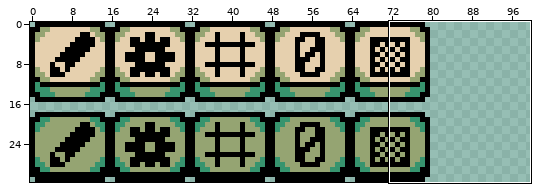
Sprite sheet, stored at Sprites/Editor/Button.png. The picture above shows the old version from afar; the outline marks the close-up.
Close-up. Before the commit:
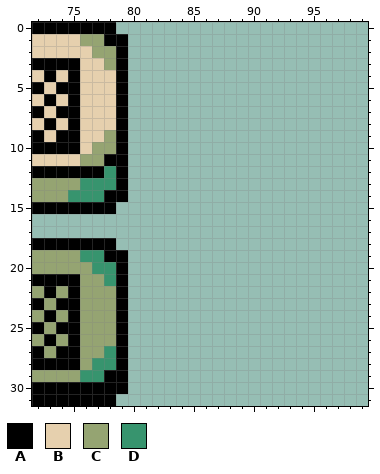
The file is 144x32 pixels. Shown: x 72..99, y 0..31. The wide view leaves out empty margins.
Palette (. is transparent): A #000000  B #e6d0ae  C #95a472  D #37946e
Pixels before, first column x 72:
 0 AAAAAAA.
 1 BBBBCCAA
 2 BBBBBCCA
 3 AAAABBCA
 4 BABABBBA
 5 ABAABBBA
 6 BABABBBA
 7 ABAABBBA
 8 BABABBBA
 9 ABAABBCA
10 AAAABCCA
11 BBBBCCAA
12 AAAAAADA
13 CCCCDDDA
14 CCCDDDAA
15 AAAAAAA.
16 ........
17 ........
18 AAAAAAA.
19 CCCCDDAA
20 CCCCCDDA
21 AAAACCDA
22 CACACCCA
23 ACAACCCA
24 CACACCCA
25 ACAACCCA
26 CACACCCA
27 ACAACCDA
28 AAAACDDA
29 CCCCDDAA
30 AAAAAAAA
31 AAAAAAA.
The result:
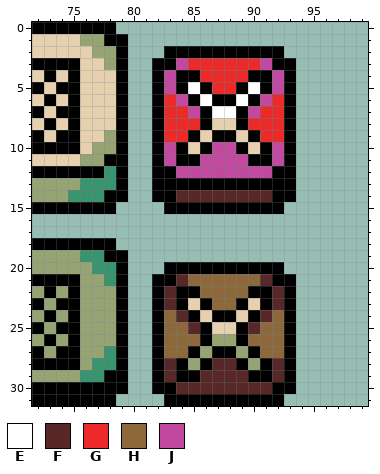
Colours new in this view: E #ffffff  F #582828  G #ed2a2a  H #8c683b  J #c248a0
What changed:
Colour A is added in row 2 at x 83 to 92; in row 3 at x 82 to 83 and 92 to 93; in row 4 at x 82, 84 to 85, 90 to 91 and 93; in row 5 at x 82, 84, 86, 89, 91 and 93; in row 6 at x 82, 85, 87 to 88, 90 and 93; in rows 7 to 8 at x 82, 86, 89 and 93.
Colour A is added in row 9 at x 82, 85, 87 to 88, 90 and 93; in row 10 at x 82, 84, 86, 89, 91 and 93; in row 11 at x 82, 84 to 85, 90 to 91 and 93; in row 12 at x 82 to 83 and 92 to 93; in row 13 at x 82 to 93; in row 14 at x 82 to 83 and 92 to 93.
Colour A is added in row 15 at x 83 to 92; in row 20 at x 83 to 92; in row 21 at x 82 to 83 and 92 to 93; in row 22 at x 82, 84 to 85, 90 to 91 and 93; in row 23 at x 82, 84, 86, 89, 91 and 93; in row 24 at x 82, 85, 87 to 88, 90 and 93.
Colour A is added in rows 25 to 26 at x 82, 86, 89 and 93; in row 27 at x 82, 85, 87 to 88, 90 and 93; in row 28 at x 82, 84, 86, 89, 91 and 93; in row 29 at x 82, 84 to 85, 90 to 91 and 93; in row 30 at x 82 to 83 and 92 to 93; in row 31 at x 83 to 92.
Colour B is added in row 8 at x 87 to 88; in row 9 at x 86 and 89; in row 10 at x 85 and 90; in row 23 at x 85 and 90; in row 24 at x 86 and 89; in row 25 at x 87 to 88.
Colour C is added in row 26 at x 87 to 88; in row 27 at x 86 and 89; in row 28 at x 85 and 90.
Colour E is added in row 5 at x 85 and 90; in row 6 at x 86 and 89; in row 7 at x 87 to 88.
Colour F is added in row 14 at x 84 to 91; in row 21 at x 84 and 91; in rows 22 to 23 at x 83 and 92; in row 24 at x 84 and 91; in row 25 at x 85 and 90; in row 28 at x 83, 87 to 88 and 92.
Colour F is added in row 29 at x 83, 86 to 89 and 92; in row 30 at x 84 to 91.
Colour G is added in row 3 at x 85 to 90; in row 4 at x 86 to 89; in row 5 at x 87 to 88; in row 6 at x 83 and 92; in row 7 at x 83 to 84 and 91 to 92; in row 8 at x 83 to 85 and 90 to 92.
Colour G is added in row 9 at x 83 to 84 and 91 to 92.
Colour H is added in row 21 at x 85 to 90; in row 22 at x 86 to 89; in row 23 at x 87 to 88; in row 24 at x 83 and 92; in row 25 at x 83 to 84 and 91 to 92; in row 26 at x 83 to 85 and 90 to 92.
Colour H is added in row 27 at x 83 to 84 and 91 to 92.
Colour J is added in row 3 at x 84 and 91; in rows 4 to 5 at x 83 and 92; in row 6 at x 84 and 91; in row 7 at x 85 and 90; in row 10 at x 83, 87 to 88 and 92; in row 11 at x 83, 86 to 89 and 92.
Colour J is added in row 12 at x 84 to 91.
Pixel boxes of the changes (left, top, right, bottom) in both close-ups:
added: (152, 46, 296, 406)
